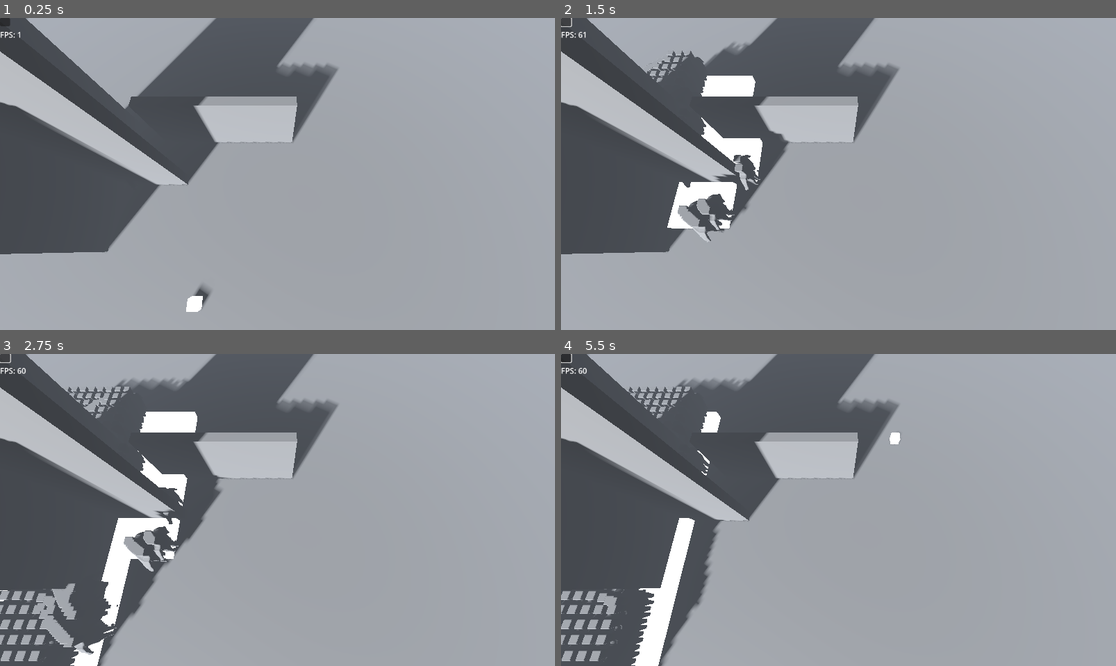
Above: before the commit, frames 1-4 (two rows, left to right).
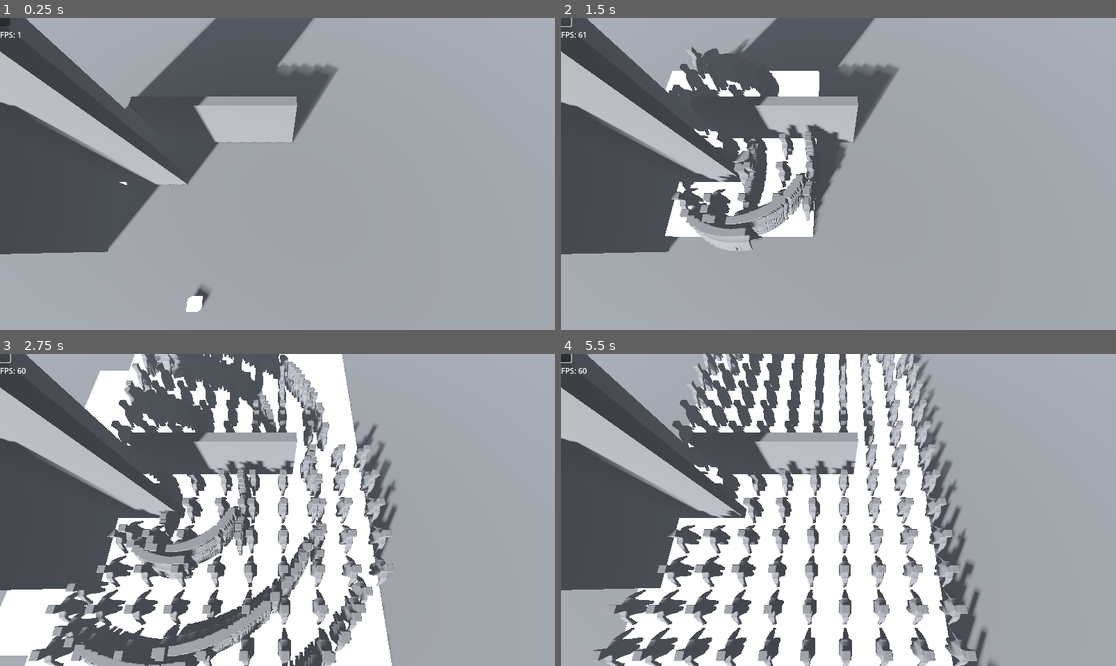
Above: after the commit, the same moments.

Repository: Miurg/Godot-Group-Pathfinding-for-RTS
Game: Godot game, scene res://MainGame.tscn
Same seed, same stepped clock (60 frames per second), same inputs: the game is played once before the commit and once after it.
Inputs (mouse positions are in pixels of both pictures, inside the frame that each line leads up to):
- Up to frame 1 (0.25 s): no input
- Up to frame 2 (1.5 s): click (566, 21) at 0.5 s; click (566, 21) at 1.25 s
- Up to frame 3 (2.75 s): click (5, 357) at 2 s
- Up to frame 4 (5.5 s): move the mouse to (960, 494) at 2.77 s; click (960, 494) at 2.92 s; drag from (727, 525) to (810, 572) at 3.52 s; move the mouse to (894, 441) at 4.27 s; click (894, 441) at 4.42 s; drag from (810, 572) to (672, 463) at 5.02 s

The runs differ from the first frame. In frame 1, less than 0.1% of the frame differs, in the area x 21-23%, y 52-54%; in frame 2, 7.6%; in frame 3, 35%; in frame 4, 40%, in the area x 0-79%, y 0-100%.

Commit message:
Minor improve

Diff:
--- a/Scripts/SquadUnit.gd
+++ b/Scripts/SquadUnit.gd
@@ -28,7 +28,7 @@
 
 var formationPositions:Array[Vector2]
 var formationHorizontalSize:int = 30
-var formationSpred:float = 1
+var formationSpred:float = 3
 var formationAngleToPath:Array[float]
 
 # Called when the node enters the scene tree for the first time.
@@ -62,7 +62,7 @@
 	var Vertical = 0
 	for i in allChildMainMesh.size():
 		if Horizontal == formationHorizontalSize-1:
-			Vertical+=1
+			Vertical-=1
 			Horizontal=0
 		else: Horizontal+=1
 		formationPositions.append(Vector2(Vertical*formationSpred,(Horizontal*formationSpred)-(formationHorizontalSize*formationSpred)/2))
@@ -162,7 +162,6 @@
 	formationAngleToPath.clear()
 	while (i<=allSquadPath.size()-1):
 		formationAngleToPath.append(Vector2(allSquadPath[i-1].x,allSquadPath[i-1].z).angle_to_point(Vector2(allSquadPath[i].x,allSquadPath[i].z)))
-
 		i+=1
 	allSquadPath.remove_at(0)
 	numberOfPathForEach.clear()
